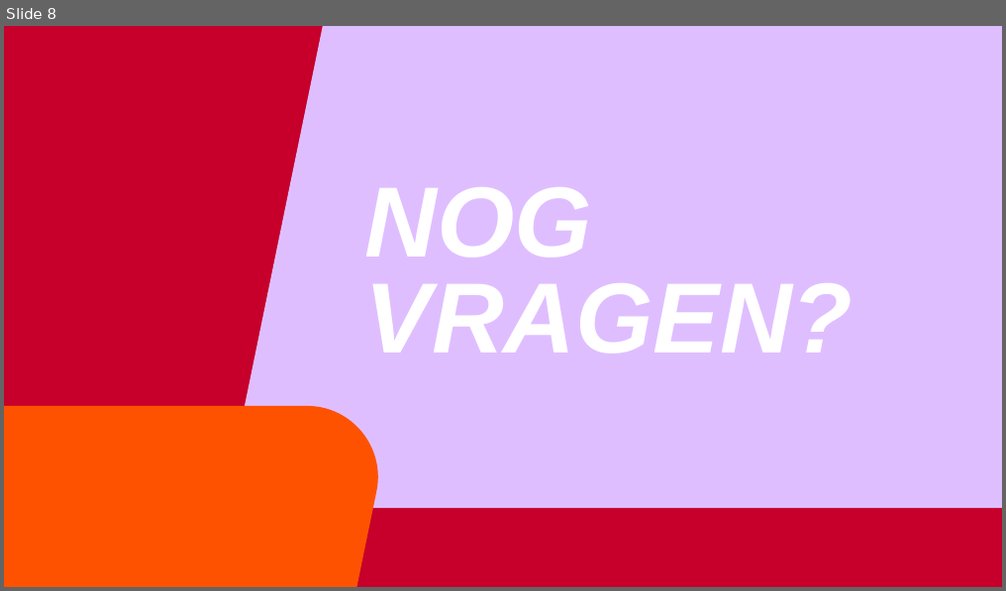
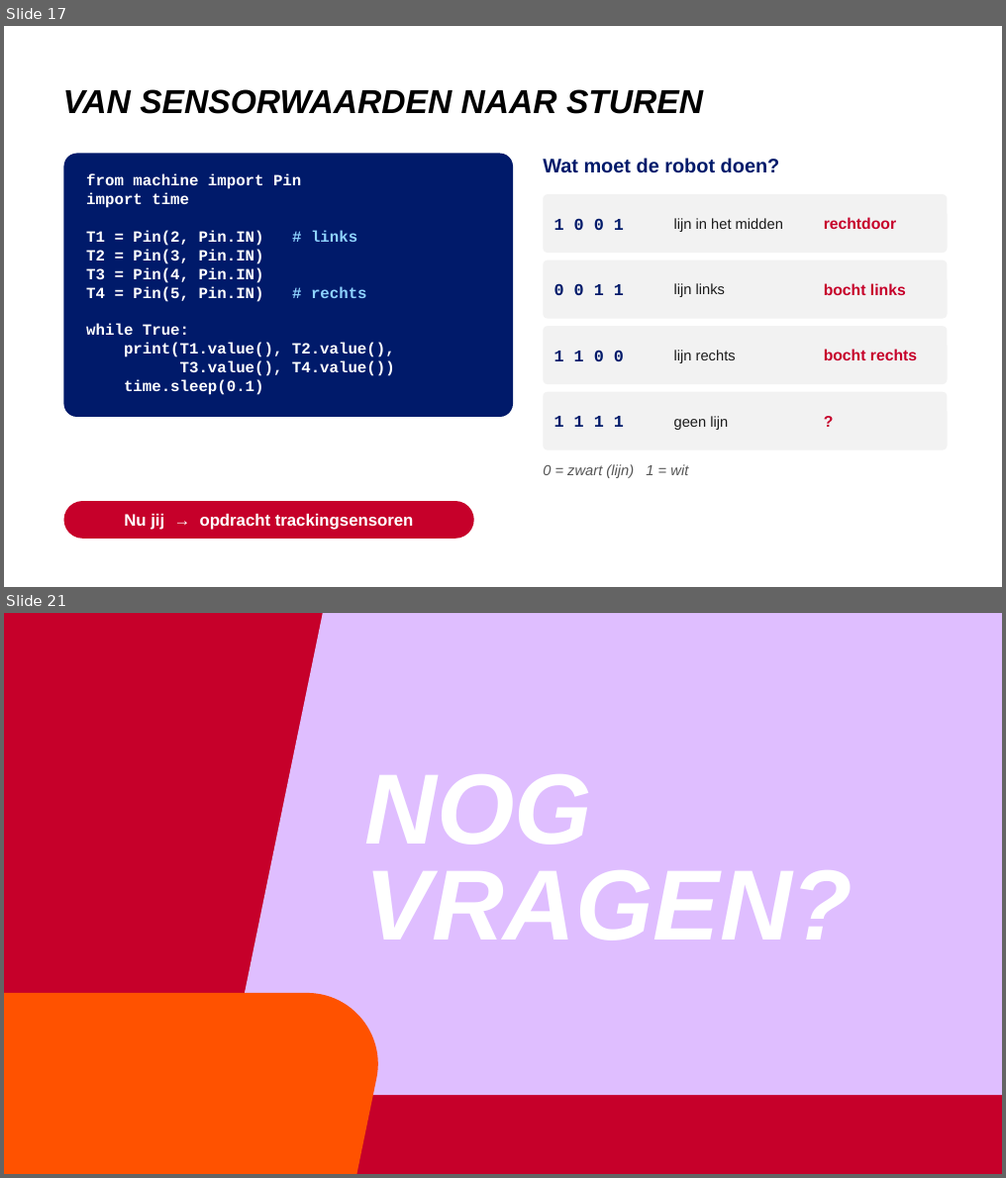
Before and after one commit to AvansMechatronica/vabokCursusRoboticaMetPython, a slide deck: presentaties/les5.pptx. Shown one above the other, each under a label of ours: slide 8 before the commit, slides 17 and 21 after it; the slides between them are not shown. The pictures are 1006x591 and 1006x1178 pixels, drawn with LibreOffice and Linux fonts; fonts in the diff are those of the drawing; background and template pictures are left out. Boxes give left, top, right and bottom in pixels: in the first picture for what was removed or moved away, otherwise in the second. Text is boxed around its words. In the diff, an @@ line names an element or a change of style, - is before the commit and + after.

```diff
--- a/presentaties/les5.pptx
+++ b/presentaties/les5.pptx
@@ slide 17 added at (4, 26, 1002, 587), background #FFFFFF @@
@@ title added at (63, 89, 703, 114), 32 pt, text #000000, bold, italic @@
+VAN SENSORWAARDEN NAAR STUREN
@@ rounded rectangle added at (63, 154, 513, 417), fill #001A6A, 15 pt, text #FFFFFF, bold @@
+from machine import Pin
+import time
+T1 = Pin(2, Pin.IN) # links
+T2 = Pin(3, Pin.IN)
+T3 = Pin(4, Pin.IN)
+T4 = Pin(5, Pin.IN) # rechts
+while True:
+print(T1.value(), T2.value(),
+T3.value(), T4.value())
+time.sleep(0.1)
@@ text added at (543, 158, 780, 174), 19 pt, text #001A6A, bold @@
+Wat moet de robot doen?
@@ rounded rectangle added at (543, 194, 947, 253), fill #F2F2F2 @@
@@ text added at (554, 218, 624, 230), 16 pt, text #001A6A, bold @@
+1 0 0 1
@@ text added at (674, 218, 783, 232), 14 pt, text #1A1A1A @@
+lijn in het midden
@@ text added at (824, 217, 896, 229), 15 pt, text #C6002A, bold @@
+rechtdoor
@@ rounded rectangle added at (543, 261, 947, 319), fill #F2F2F2 @@
@@ text added at (554, 283, 624, 295), 16 pt, text #001A6A, bold @@
+0 0 1 1
@@ text added at (674, 283, 725, 297), 14 pt, text #1A1A1A @@
+lijn links
@@ text added at (824, 283, 906, 295), 15 pt, text #C6002A, bold @@
+bocht links
@@ rounded rectangle added at (543, 326, 947, 384), fill #F2F2F2 @@
@@ text added at (554, 350, 624, 362), 16 pt, text #001A6A, bold @@
+1 1 0 0
@@ text added at (674, 350, 736, 364), 14 pt, text #1A1A1A @@
+lijn rechts
@@ text added at (824, 349, 917, 361), 15 pt, text #C6002A, bold @@
+bocht rechts
@@ rounded rectangle added at (543, 392, 947, 451), fill #F2F2F2 @@
@@ text added at (824, 392, 944, 451), 15 pt, text #C6002A, bold @@
+?
@@ text added at (554, 416, 624, 427), 16 pt, text #001A6A, bold @@
+1 1 1 1
@@ text added at (674, 416, 728, 430), 14 pt, text #1A1A1A @@
+geen lijn
@@ text added at (543, 465, 688, 478), 14 pt, text #555555, italic @@
+0 = zwart (lijn) 1 = wit
@@ rounded rectangle added at (63, 501, 474, 539), fill #C6002A, 16 pt, text #FFFFFF, bold @@
+Nu jij → opdracht trackingsensoren
@@ what was slide 8 is now slide 21 @@
```
Also in this commit, not shown: 1 slide changed, 18 other slides added, 6 slides removed, 21 other files.
